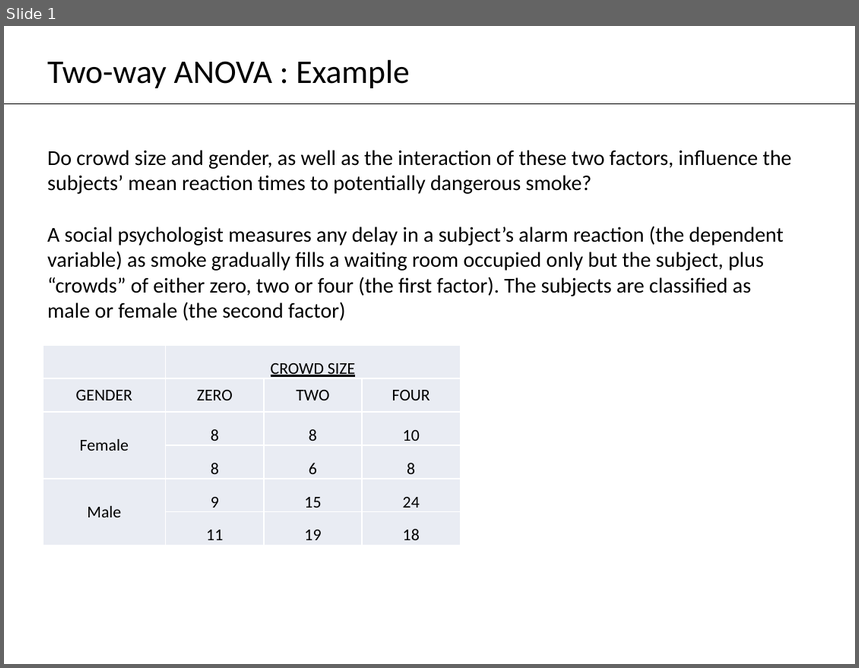
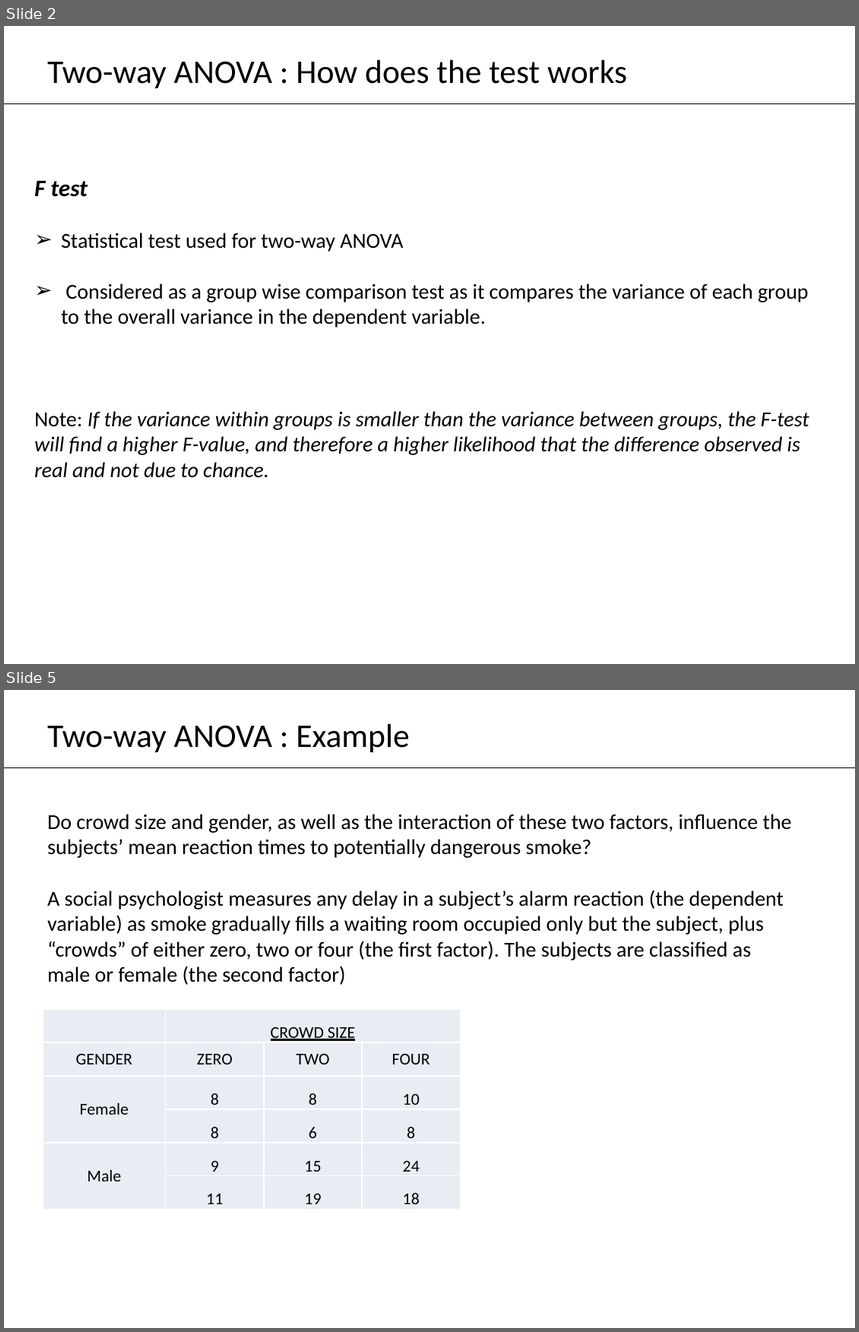
Before and after one commit to edsonfajilagot/pupmas-dp, a slide deck: g3_report/two-way-anova.pptx. Shown one above the other, each under a label of ours: slide 1 before the commit, slides 2 and 5 after it; the slides between them are not shown. The pictures are 859x668 and 859x1332 pixels, drawn with LibreOffice and Linux fonts; fonts in the diff are those of the drawing. Boxes give left, top, right and bottom in pixels: in the first picture for what was removed or moved away, otherwise in the second. Text is boxed around its words. In the diff, an @@ line names an element or a change of style, - is before the commit and + after.

```diff
--- a/g3_report/two-way-anova.pptx
+++ b/g3_report/two-way-anova.pptx
@@ slide 2 added at (4, 26, 855, 664), background #FFFFFF @@
@@ text added at (47, 59, 627, 88), 28 pt, text #000000 @@
+Two-way ANOVA : How does the test works
@@ line added from (4, 104) to (855, 104), #000000 0.75 pt @@
@@ text added at (34, 180, 810, 478), 18 pt, text #000000, italic @@
+F test
+➢ Statistical test used for two-way ANOVA
+➢ Considered as a group wise comparison test as it compares the variance of each group to the overall variance in the dependent variable.
+Note: If the variance within groups is smaller than the variance between groups, the F-test will find a higher F-value, and therefore a higher likelihood that the difference observed is real and not due to chance.
@@ what was slide 1 is now slide 5 @@
```
Also in this commit, not shown: 3 other slides added, 1 other file.
